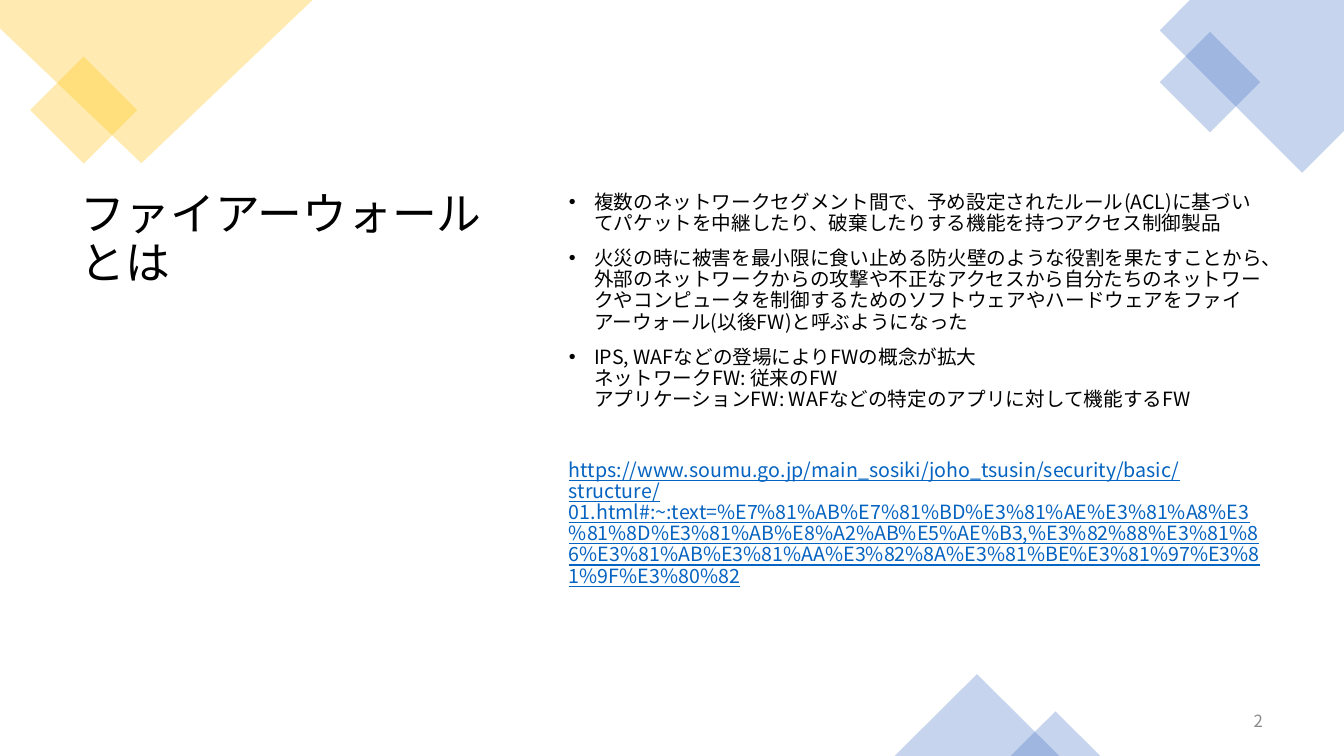
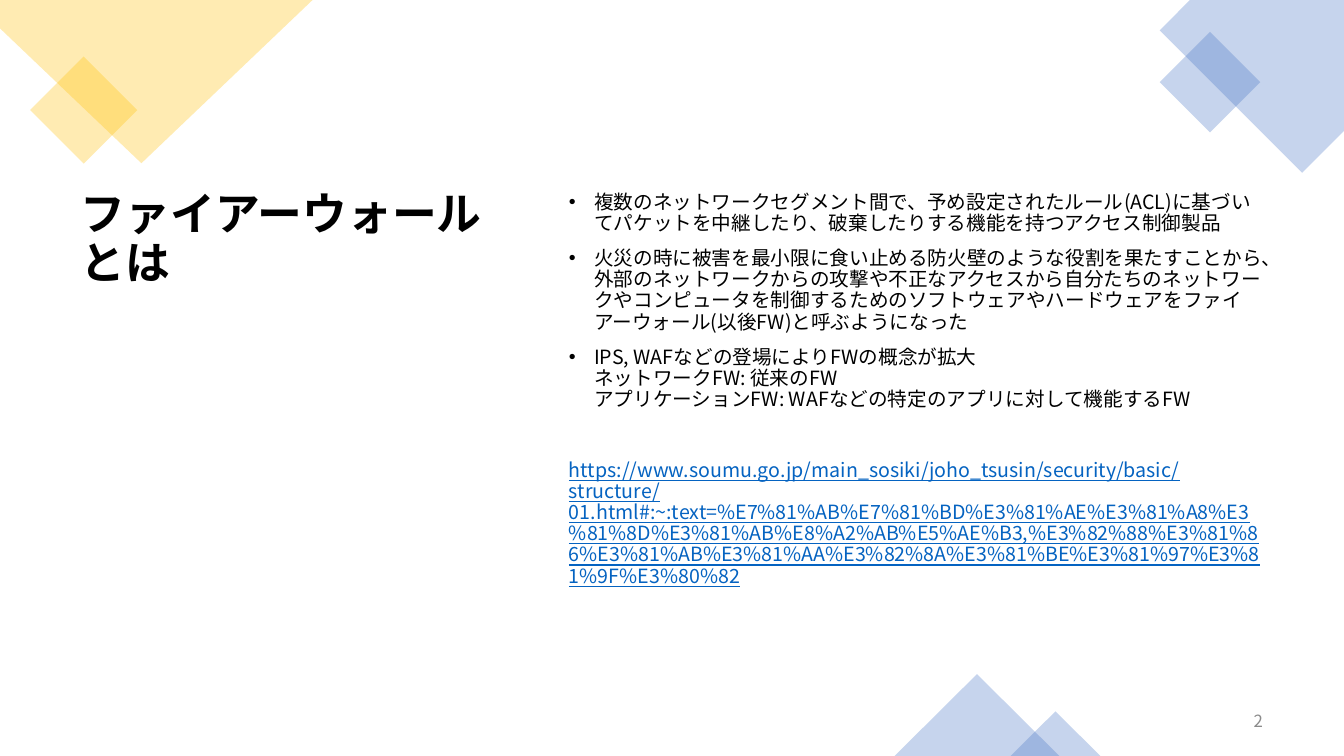
Before and after one commit to Reimei1213/LT, a slide deck: slide 2 of FireWall/LT_FireWall.pptx. Drawn at 1344x756 pixels with LibreOffice and Linux fonts; fonts in the diff are those of the drawing. Boxes give left, top, right and bottom in pixels: in the first picture for what was removed or moved away, otherwise in the second. Text is boxed around its words. In the diff, an @@ line names an element or a change of style, - is before the commit and + after.

```diff
--- a/FireWall/LT_FireWall.pptx
+++ b/FireWall/LT_FireWall.pptx
@@ title "ファイアーウォールとは" at [81,193,482,282]: bold on @@
```
Also in this commit, not shown: 6 other slides changed, 15 slides added, 1 slide removed, 2 other files.
